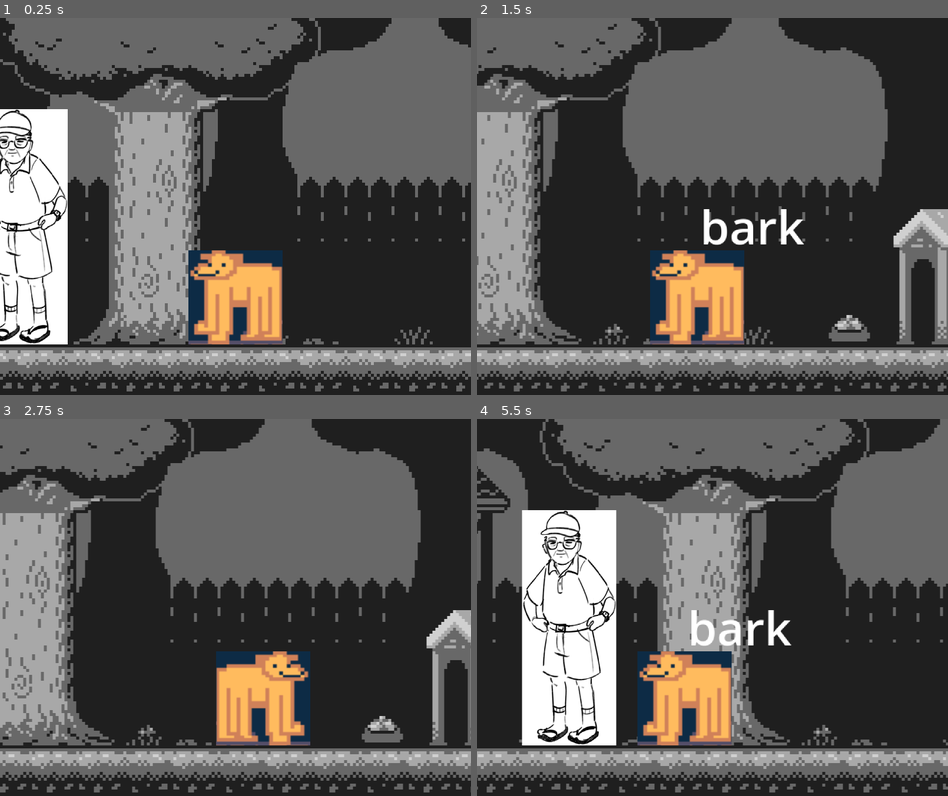
Above: before the commit, frames 1-4 (two rows, left to right).
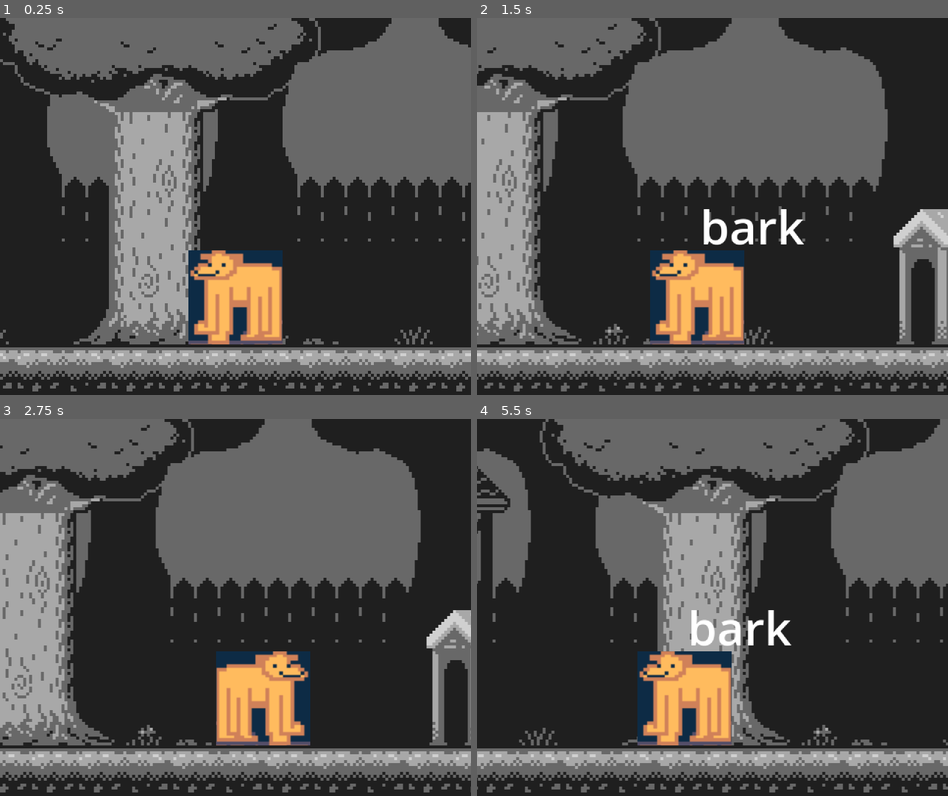
Above: after the commit, the same moments.

Repository: CookieJarCoding/dog-god
Game: Godot game, scene res://sidescroll_system/rooms/backyard/backyard.tscn
Same seed, same stepped clock (60 frames per second), same inputs: the game is played once before the commit and once after it. This scene is started directly instead of the project's main scene.
Inputs:
- Up to frame 1 (0.25 s): no input
- Up to frame 2 (1.5 s): tap Enter at 0.5 s; hold D (right) 0.53-1.28 s; tap Z (A) at 0.6 s; tap , (B) at 0.8, 1.35 s; hold A (left) from 1.28 s (still down)
- Up to frame 3 (2.75 s): tap Z (A) at 1.55, 2.1 s; release A (left) at 2.03 s; hold D (right) from 2.03 s (still down); tap , (B) at 2.3 s
- Up to frame 4 (5.5 s): tap , (B) at 2.85, 3.8, 4.35, 5.3 s; tap Z (A) at 3.05, 3.6, 4.55, 5.1 s; release D (right) at 3.53 s; hold A (left) from 3.53 s (still down)

The runs differ from the first frame. In frame 1, 8.5% of the frame differs, in the area x 0-15%, y 24-87%; in frame 2, 0.4%; in frame 3, 0.4%; in frame 4, 12%, in the area x 9-30%, y 24-87%.

Commit message:
refactor: strip backyard scene to base components

Diff:
--- a/sidescroll_system/rooms/backyard/backyard.gd
+++ b/sidescroll_system/rooms/backyard/backyard.gd
@@ -1,6 +1,6 @@
 extends Node2D
 
-@onready var ground: TileMapLayer = $Ground
+@onready var ground: TileMapLayer = $Map/Ground
 @onready var player: Player = $Player
 
 var player_horizontal_bounds := Vector2.ZERO
--- a/sidescroll_system/rooms/backyard/backyard.tscn
+++ b/sidescroll_system/rooms/backyard/backyard.tscn
@@ -3,42 +3,34 @@
 [ext_resource type="PackedScene" uid="uid://dy20fqfm7y308" path="res://sidescroll_system/actors/player/player.tscn" id="1_gb136"]
 [ext_resource type="Script" uid="uid://dhxbl5rjfu838" path="res://sidescroll_system/rooms/backyard/backyard.gd" id="1_pwe01"]
 [ext_resource type="TileSet" uid="uid://bmthdftunli1l" path="res://sidescroll_system/rooms/backyard/human-test-2.tres" id="2_w3jey"]
-[ext_resource type="PackedScene" uid="uid://6721d6fb36ed" path="res://sidescroll_system/interactable/dogbowl/dogbowl.tscn" id="6_l6ibe"]
-[ext_resource type="PackedScene" uid="uid://ccnj075abovx" path="res://sidescroll_system/actors/oldman/oldman.tscn" id="6_th4ll"]
-[ext_resource type="PackedScene" uid="uid://02oi7giyfewt" path="res://sidescroll_system/rooms/backyard/doggydoor.tscn" id="7_th4ll"]
 
 [node name="Backyard" type="Node2D" unique_id=722819845]
 script = ExtResource("1_pwe01")
 
-[node name="Ground" type="TileMapLayer" parent="." unique_id=516548579]
+[node name="Map" type="Node2D" parent="." unique_id=786366201]
+
+[node name="Ground" type="TileMapLayer" parent="Map" unique_id=516548579]
 tile_map_data = PackedByteArray("AAAAAAcAAAABAAAAAAABAAcAAAABAAAAAAACAAcAAAAAAAAAAAADAAcAAAABAAAAAAAEAAcAAAAAAAAAAAAFAA …(560 unchanged characters)…
 tile_set = ExtResource("2_w3jey")
 
-[node name="BGColor" type="TileMapLayer" parent="." unique_id=1046929850]
+[node name="BGColor" type="TileMapLayer" parent="Map" unique_id=1046929850]
 tile_map_data = PackedByteArray("AAAAAAAAAAAAAAIAAAAAAAEAAAAAAAIAAAAAAAIAAAAAAAIAAAAAAAMAAAAAAAIAAAAAAAQAAAAAAAIAAAAAAA …(2160 unchanged characters)…
 tile_set = ExtResource("2_w3jey")
 
-[node name="Background" type="TileMapLayer" parent="." unique_id=2030420375]
+[node name="Background" type="TileMapLayer" parent="Map" unique_id=2030420375]
 tile_map_data = PackedByteArray("AAAAAAAAAAABAAUAAAAAAAMAAAAAAAQAAAAAAAQAAAAAAAQAAAAAAAUAAAAAAAQAAAAAAAYAAAABAAQAAAABAA …(1712 unchanged characters)…
 tile_set = ExtResource("2_w3jey")
 
-[node name="Foreground" type="TileMapLayer" parent="." unique_id=1922814253]
+[node name="Foreground" type="TileMapLayer" parent="Map" unique_id=1922814253]
 tile_map_data = PackedByteArray("AAAAAAAAAAACAAMAAAAAAAEAAAACAAQAAAAAAAIAAAACAAUAAAABAAAAAAADAAMAAAABAAEAAAACAAQAAAACAA …(224 unchanged characters)…
 tile_set = ExtResource("2_w3jey")
 
-[node name="Props" type="TileMapLayer" parent="." unique_id=595059875]
-tile_map_data = PackedByteArray("AAAAAAMAAAAGAAQAAAAAAAQAAAA …(752 unchanged characters)… DAAAAAAASAAQAAAAEAAAAAAATAAQAAAAFAAAAAAA=")
+[node name="Props" type="TileMapLayer" parent="Map" unique_id=595059875]
+tile_map_data = PackedByteArray("AAAAAAMAAAAGAAQAAAAAAAQAAAA …(752 unchanged characters)… DAAAAAAASAAQAAAAEAAAAAAATAAQAAAAFAAAAAAABAAUAAAAHAAYAAAABAAYAAAAHAAcAAAA=")
 tile_set = ExtResource("2_w3jey")
 
 [node name="Player" parent="." unique_id=981155298 instance=ExtResource("1_gb136")]
 z_index = 1
 position = Vector2(155, 111)
 
-[node name="Dogbowl" parent="." unique_id=2036189083 instance=ExtResource("6_l6ibe")]
-position = Vector2(248, 111)
-
-[node name="Doggydoor" parent="." unique_id=2126403347 instance=ExtResource("7_th4ll")]
-position = Vector2(24, 112)
-
-[node name="Area2D" parent="." unique_id=533569569 instance=ExtResource("6_th4ll")]
-position = Vector2(82, 111)
+[node name="LevelContent" type="Node2D" parent="." unique_id=1738126087]
